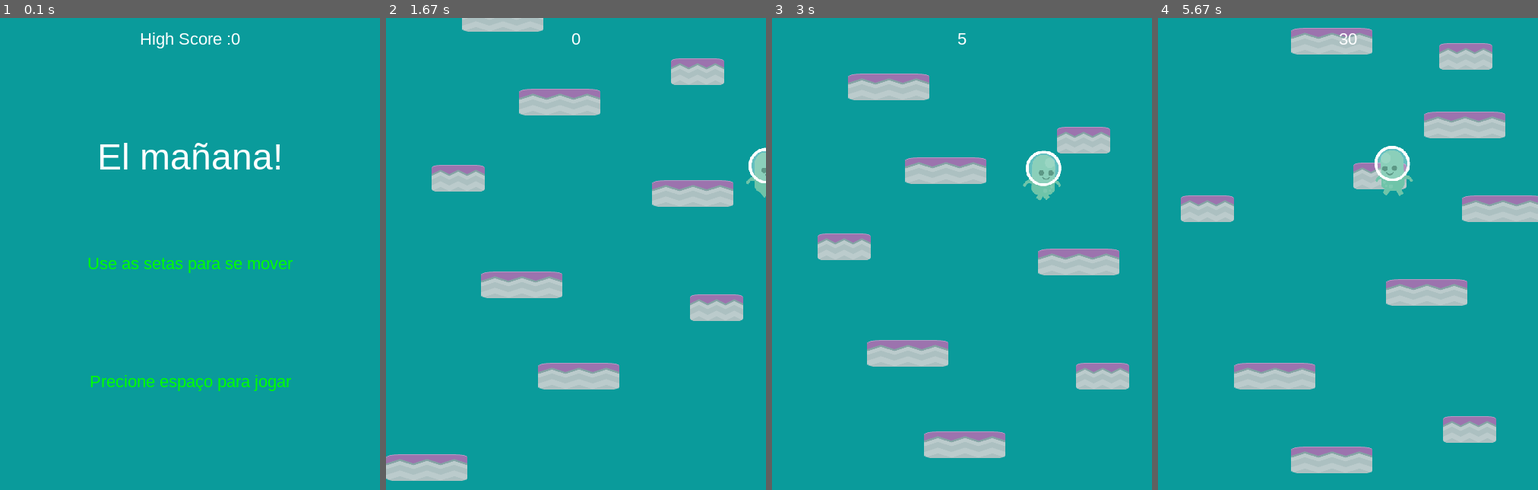
Above: before the commit, frames 1-4 (left to right).
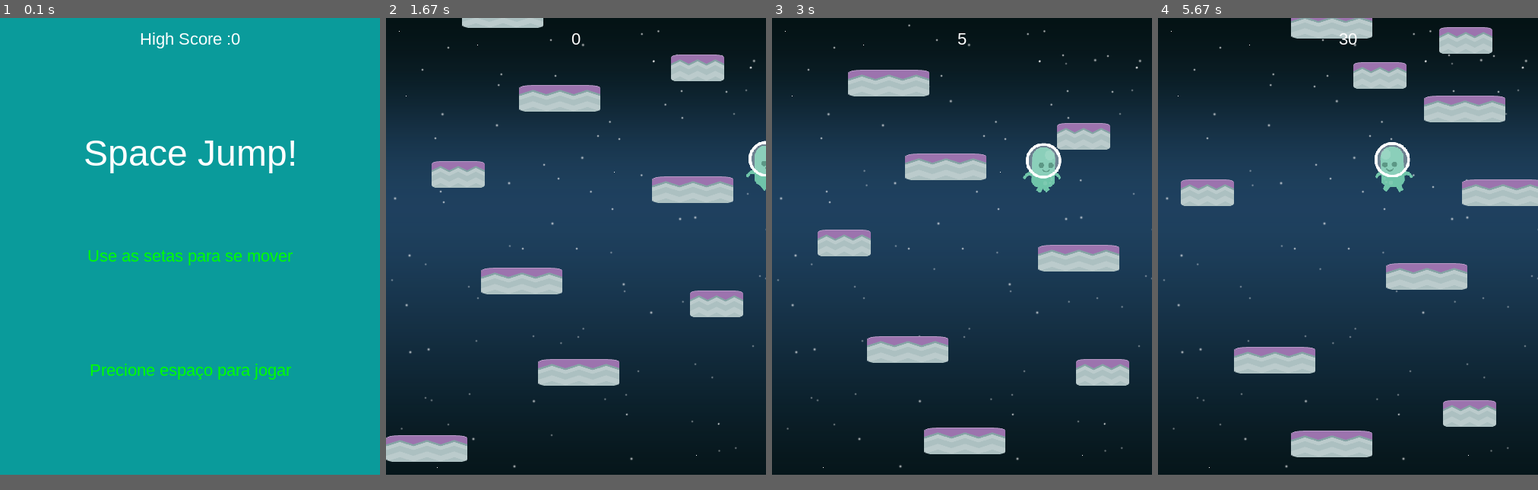
Above: after the commit, the same moments.

Repository: RodrigoMBarros/PyGame_2020.1
Game: pygame game, started from inicio_projeto/game_main.py
The game is run twice, just before and just after one commit, with the same random seed, the same clock (stepped at 60 frames per second) and the same inputs.
Inputs:
- Up to frame 1 (0.1 s): no input
- Up to frame 2 (1.67 s): tap Space at 0.33 s; hold Right 0.67-1.13 s; hold Right 1.17-1.63 s
- Up to frame 3 (3 s): hold Left 1.67-2.2 s; hold Left 2.23-2.63 s; hold Right from 2.67 s (still down)
- Up to frame 4 (5.67 s): release Right at 3.3 s; hold Left 3.33-3.8 s; hold Right 3.83-4.3 s; hold Right 4.33-4.8 s; hold Left 4.83-5.37 s; hold Left from 5.4 s (still down)
In our replay, the window is 500x620 before the commit and 500x600 after it. These sizes can differ from the game's own. Grey fills any space a smaller window leaves; there, only what the larger window draws over its background counts as a difference.

The runs differ from the first frame. In frame 1, 3.6% of the frame differs, in the area x 22-78%, y 25-80%; in frame 2, 92%; in frame 3, 91%; in frame 4, 96%, in the area x 0-100%, y 0-97%.

Commit message:
background

Diff:
--- a/inicio_projeto/game_main.py
+++ b/inicio_projeto/game_main.py
@@ -1,20 +1,20 @@
 import pygame as pg
 import random
-from os import path  #para criarar meios de se encontrar um arquivo
+from os import path  # para criarar meios de se encontrar um arquivo
 
 WIDTH = 500
-HEIGHT = 620
+HEIGHT = 600
 FPS = 30
-NOME = "El mañana!"
+NOME = "Space Jump!"
 FONTE = 'arial'
 HS_FILE = "highscore.txt"
 SPRITESHEET = "p1_spritesheet.png"
 SPRITESHEET_PLAT = "tiles_spritesheet.png"
-#NAVE_LAYER = 0
+# NAVE_LAYER = 0
 # == Player properies
-FAMOSO_ACEL = 8
+JOGADOR_ACEL = 8
 GRAVIDADE = 1
-PULO_FAMOSO = 22
+PULO_JOGADOR = 22
 
 # == Cores
 WHITE = (255, 255, 255)
@@ -27,7 +27,6 @@
 LIGHTBLUE = (10, 155, 155)
 
 # assets
-# backgrond = pg.image.load("imagem.fundo.png").convert()
 
 # === Formatando plataformas
 
@@ -53,59 +52,60 @@
 
 # Player sprites #
 class Spritessheets:
-    #carregando e lendo as sprites na imagem geral
-    def __init__(self, filename) :
+    # carregando e lendo as sprites na imagem geral
+    def __init__(self, filename):
         self.spritesheet = pg.image.load(filename).convert_alpha()
 
     def get_image(self, x, y, width, height):
-        #pega uma imagem do spritesheet
+        # pega uma imagem do spritesheet
         image = pg.Surface((width, height), pg.SRCALPHA)
-        image.blit(self.spritesheet, (0,0), (x, y, width, height) )
-
-        #defininndo tamanho
-        largura = int(width/(1.4))
-        altura = int(height/(1.4))
+        image.blit(self.spritesheet, (0, 0), (x, y, width, height))
+
+        # defininndo tamanho
+        largura = int(width / 1.4)
+        altura = int(height / 1.4)
         image = pg.transform.scale(image, (largura, altura))
 
         return image
 
+
 class Spritessheets_plat:
-    #carregando e lendo as sprites na imagem geral
-    def __init__(self, filename) :
+    # carregando e lendo as sprites na imagem geral
+    def __init__(self, filename):
         self.spritesheet = pg.image.load(filename).convert_alpha()
 
     def get_image_plat(self, x, y, width, height):
-        #pega uma imagem do spritesheet
+        # pega uma imagem do spritesheet
         image = pg.Surface((width, height), pg.SRCALPHA)
-        image.blit(self.spritesheet, (0,0), (x, y, width, height) )
-
-        #defininndo tamanho
-        largura = int(width/(0.65))
-        altura = int(height//2)
+        image.blit(self.spritesheet, (0, 0), (x, y, width, height))
+
+        # defininndo tamanho
+        largura = int(width / 0.65)
+        altura = int(height // 2)
         image = pg.transform.scale(image, (largura, altura))
 
         return image
 
     def get_image_plat2(self, x, y, width, height):
-        #pega uma imagem do spritesheet
+        # pega uma imagem do spritesheet
         image = pg.Surface((width, height), pg.SRCALPHA)
-        image.blit(self.spritesheet, (0,0), (x, y, width, height) )
-
-        #defininndo tamanho
+        image.blit(self.spritesheet, (0, 0), (x, y, width, height))
+
+        # defininndo tamanho
         largura = int(width)
-        altura = int(height//2)
+        altura = int(height // 2)
         image = pg.transform.scale(image, (largura, altura))
 
         return image
 
 
 # jogador#
-class Famoso(pg.sprite.Sprite):
+class Jogador(pg.sprite.Sprite):
     def __init__(self, spritesheet):
         pg.sprite.Sprite.__init__(self)
         self.spritesheet = spritesheet
 
-        #controlando frames
+        # controlando frames
         self.walking = False
         self.jumpping = False
         self.current_frame = 0
@@ -113,7 +113,7 @@
 
         self.carrega_imagens()
 
-        #pegando a imagem
+        # pegando a imagem
         self.image = self.front[0]
         self.rect = self.image.get_rect()  # gera a posição e tamanho da imagem
         self.maior_altura = self.rect.bottom
@@ -127,23 +127,21 @@
 
     def carrega_imagens(self):
 
-        #____pulo
-        self.jump = [self.spritesheet.get_image(438, 93, 67, 94), self.spritesheet.get_image(219, 0, 72, 97)] #pver se queremos essa ou a outras + se vira para direita ou não
-
-
-        #____frente/parado
+        # ____pulo
+        self.jump = [self.spritesheet.get_image(438, 93, 67, 94), self.spritesheet.get_image(219, 0, 72,
+                                                                                             97)]  # pver se queremos essa ou a outras + se vira para direita ou não
+
+        # ____frente/parado
         self.front = [self.spritesheet.get_image(0, 196, 66, 92),
-                    self.spritesheet.get_image(67, 196, 66, 92)]
-
-
-        #____andando
+                      self.spritesheet.get_image(67, 196, 66, 92)]
+
+        # ____andando
         self.walk_r = [self.spritesheet.get_image(0, 98, 72, 97),
-                        self.spritesheet.get_image(73, 98, 72, 97)]
+                       self.spritesheet.get_image(73, 98, 72, 97)]
 
         self.walk_l = []
         for frame in self.walk_r:
-            self.walk_l.append(pg.transform.flip(frame, True, False)) #vira horizontalmente mas não verticalmente
-
+            self.walk_l.append(pg.transform.flip(frame, True, False))  # vira horizontalmente mas não verticalmente
 
     def update(self):
 
@@ -165,26 +163,24 @@
         if self.rect.left < 0 - self.rect.width / 2:
             self.rect.right = WIDTH + self.rect.width / 2
 
-
-
     def trata_eventos(self, event):  # Eventos para o jogador
 
         if event.type == pg.KEYDOWN:
             if event.key == pg.K_LEFT:
-                self.Vx = -FAMOSO_ACEL
+                self.Vx = -JOGADOR_ACEL
             if event.key == pg.K_RIGHT:
-                self.Vx = FAMOSO_ACEL
+                self.Vx = JOGADOR_ACEL
 
         elif event.type == pg.KEYUP:
-            if event.key == pg.K_LEFT:
+            if event.key == pg.K_LEFT and self.Vx < 0:  # garante que ele nao trave quando muda de direção
                 self.Vx = 0
-            if event.key == pg.K_RIGHT:
+            if event.key == pg.K_RIGHT and self.Vx > 0:  # garante que ele nao trave quando muda de direção
                 self.Vx = 0
 
     def animacao(self):
         agora = pg.time.get_ticks()
 
-        #__ ajustando andada
+        # __ ajustando andada
         if self.Vx != 0:
             self.walking = True
         else:
@@ -195,56 +191,45 @@
                 self.last_update = agora
                 self.current_frame = (self.current_frame + 1) % len(self.walk_r)
 
-
-        if self.Vx > 0 :
+        if self.Vx > 0:
             self.image = self.walk_r[self.current_frame]
-        elif self.Vx < 0 :
+        elif self.Vx < 0:
             self.image = self.walk_l[self.current_frame]
 
-        if self.Vy != 0 :
+        if self.Vy != 0:
             self.jumpping = True
 
         if self.jumpping:
             if agora - self.last_update > 200:
-                if self.Vy < 0 :
+                if self.Vy < 0:
                     self.last_update = agora
                     self.image = self.jump[0]
-                elif self.Vy > 0 :
+                elif self.Vy > 0:
                     self.last_update = agora
                     self.image = self.jump[1]
 
-
-
-
-        if not self.jumpping and not self.walking :
+        if not self.jumpping and not self.walking:
             print("chegou aqui")
-            self.image = self.front[0] #troca a imagem para o frame correto
-            if agora - self.last_update > 450:   #checa se está na hora de mudar os frames
-                self.last_update = agora           # se estiver o tempo do último update de imagem se tona o momento
-                self.current_frame = (self.current_frame + 1) % len(self.front)   #pra trocar a frame
-
-
-
-
-
-
-    # Plataformas - Notas
-
-
-class Notas_regulares(pg.sprite.Sprite):
+            self.image = self.front[0]  # troca a imagem para o frame correto
+            if agora - self.last_update > 450:  # checa se está na hora de mudar os frames
+                self.last_update = agora  # se estiver o tempo do último update de imagem se tona o momento
+                self.current_frame = (self.current_frame + 1) % len(self.front)  # pra trocar a frame
+
+    # Plataformas
+
+
+class Plataformas_regulares(pg.sprite.Sprite):
     def __init__(self, spritesheet_p, x, y):
         pg.sprite.Sprite.__init__(self)
         self.spritesheet_p = spritesheet_p
 
-
-
-        self.image= self.spritesheet_p.get_image_plat(144, 648, 70, 70)
+        self.image = self.spritesheet_p.get_image_plat(144, 648, 70, 70)
         self.rect = self.image.get_rect()
         self.rect.x = x
         self.rect.y = y
 
 
-class Notas_aleatorias(pg.sprite.Sprite):
+class Plataformas_aleatorias(pg.sprite.Sprite):
     def __init__(self, spritesheet_p, x, y):
         pg.sprite.Sprite.__init__(self)
 
@@ -261,7 +246,7 @@
         # =====Iniciações
         pg.init()
 
-         # ======tela
+        # ======tela
         self.screen = pg.display.set_mode((WIDTH, HEIGHT))
 
         self.all_sprites = pg.sprite.Group()
@@ -272,26 +257,26 @@
         self.nome_fonte = pg.font.match_font(FONTE)
         self.load_data()
 
-        self.jogador = Famoso(self.spritesheet)
-
-        # self.backgrond = pg.image.load("imagem.fundo.png").convert()
+        self.jogador = Jogador(self.spritesheet)
+
         pg.display.set_caption(NOME)
         self.clock = pg.time.Clock()  # tempo
 
     def load_data(self):
-        #carrega o high sore
-        self.dir = path.dirname(__file__)  #usado para encontrar o folder do arquivo
+        # carrega o high sore
+        self.dir = path.dirname(__file__)  # usado para encontrar o folder do arquivo
         img_dir = path.join(self.dir, 'img')
 
-        with open(path.join(self.dir, HS_FILE), 'w') as ah:#abre o file para escrevermos, olhar, ou criar
+        with open(path.join(self.dir, HS_FILE), 'w') as ah:  # abre o file para escrevermos, olhar, ou criar
             try:
                 self.highscore = int(ah.read())
             except:
                 self.highscore = 0
 
-        #carrega imagens das sprites
+        # carrega imagens das sprites
         self.spritesheet = Spritessheets(path.join(img_dir, SPRITESHEET))
         self.spritesheet_p = Spritessheets_plat(path.join(img_dir, SPRITESHEET_PLAT))
+
     def refresh(self):  # renicia o jogo quando morre, vai rodar um novo jogo // atualizações
         self.score = 0
 
@@ -300,18 +285,19 @@
         self.jogador.rect.x = WIDTH / 2  # devolve o jogador para a posicao original
         self.jogador.rect.y = HEIGHT / 2
         self.jogador.Vy = 0  # devolve jogador para a velocidade original
-
-        #=== Grupo de spreites plataformas
+        self.jogador.Vx = 0  # devolve jogador para a velocidade original
+
+        # === Grupo de spreites plataformas
         self.platforms_R = pg.sprite.Group()  # grupo para as plataformas regulares
         self.platforms_A = pg.sprite.Group()  # grupo para as plataformas aleatorias
 
         for plat in LISTA_plataformas_iniciais:
-            p = Notas_regulares(self.spritesheet_p, *plat)  # explora todas a lista de forma quebrada
+            p = Plataformas_regulares(self.spritesheet_p, *plat)  # explora todas a lista de forma quebrada
             self.all_sprites.add(p)
             self.platforms_R.add(p)
 
         for plat in LISTA_aleatorias_inciais:
-            p = Notas_aleatorias(self.spritesheet_p, *plat)  # explora todas a lista de forma quebrada
+            p = Plataformas_aleatorias(self.spritesheet_p, *plat)  # explora todas a lista de forma quebrada
             self.all_sprites.add(p)
             self.platforms_A.add(p)
 
@@ -328,60 +314,65 @@
         # faz updates
         self.all_sprites.update()
 
-#__________________________________________________________________________________________________________________________________________________
+        # __________________________________________________________________________________________________________________________________________________
         # checando colisões
         hits = pg.sprite.spritecollide(self.jogador, self.platforms_R, False)  # contato com as plataformas regulares
         hits2 = pg.sprite.spritecollide(self.jogador, self.platforms_A, False)  # contato com as plataformas aleatorias
 
         if hits:  # verifica impacto entre jogador e as plataformas regulares para realizar o pulo
 
-            if (self.jogador.Vy > 0) and (self.jogador.rect.bottom > hits[0].rect.top) and (self.jogador.maior_altura < hits[0].rect.top):
-
+            if (self.jogador.Vy > 0) and (self.jogador.rect.bottom > hits[0].rect.top) and (
+                    self.jogador.maior_altura < hits[0].rect.top):
                 self.jogador.rect.bottom = hits[0].rect.top
                 self.jogador.image = self.jogador.front[0]
                 self.jumpping = False
                 self.walking = False
 
-                self.jogador.Vy = -PULO_FAMOSO
+                self.jogador.Vy = -PULO_JOGADOR
 
         if hits2:  # verifica impacto entre jogador e as plataformas aleatorias para realizar o pulo
 
-            if (self.jogador.Vy > 0) and (self.jogador.rect.bottom > hits2[0].rect.top) and (self.jogador.maior_altura < hits2[0].rect.top):
+            if (self.jogador.Vy > 0) and (self.jogador.rect.bottom > hits2[0].rect.top) and (
+                    self.jogador.maior_altura < hits2[0].rect.top):
                 self.jogador.rect.bottom = hits2[0].rect.top
                 self.jumpping = False
                 self.walking = False
-                self.jogador.Vy = -PULO_FAMOSO
-
-        #___Fazer a tela rodar quando o jogador chegar a 1/4 da tela___
+                self.jogador.Vy = -PULO_JOGADOR
+
+        # ___Fazer a tela rodar quando o jogador chegar a 1/4 da tela___
         if self.jogador.rect.top <= HEIGHT / 4:
             self.jogador.rect.y += max(abs(self.jogador.Vy), 2)
-#__________________________________________________________________________________________________________________________________________________
+            # __________________________________________________________________________________________________________________________________________________
             for plat in self.platforms_R:
-                plat.rect.y += max(abs(self.jogador.Vy), 2)  #para ter um valor coerente
-
-                if plat.rect.y >= HEIGHT:   # recolocando as plataformas regulares
+                plat.rect.y += max(abs(self.jogador.Vy), 2)  # para ter um valor coerente
+
+                if plat.rect.y >= HEIGHT:  # recolocando as plataformas regulares
                     width = random.randrange(50, 100)
-                    p = Notas_regulares(self.spritesheet_p, (random.randrange(0, WIDTH - width)), (plat.rect.y - HEIGHT*2))  #sorteando posição das plataformas
+                    p = Plataformas_regulares(self.spritesheet_p, (random.randrange(0, WIDTH - width)),
+                                              (plat.rect.y - HEIGHT * 2))  # sorteando posição das plataformas
 
                     while pg.sprite.spritecollide(p, self.platforms_R, False) or \
                             pg.sprite.spritecollide(p, self.platforms_A, False):
-                        p = Notas_regulares(self.spritesheet_p, (random.randrange(0, WIDTH - width)), (plat.rect.y - HEIGHT*2))
-
-                    self.platforms_R.add(p)  #addicionando as novas plataformas aos grupos
+                        p = Plataformas_regulares(self.spritesheet_p, (random.randrange(0, WIDTH - width)),
+                                                  (plat.rect.y - HEIGHT * 2))
+
+                    self.platforms_R.add(p)  # addicionando as novas plataformas aos grupos
                     self.all_sprites.add(p)
                     plat.kill()
-                    self.score += 5  #matou, ganhou plataforma
-#__________________________________________________________________________________________________________________________________________________
+                    self.score += 5  # matou, ganhou plataforma
+            # __________________________________________________________________________________________________________________________________________________
             for plat in self.platforms_A:
                 plat.rect.y += max(abs(self.jogador.Vy), 2)
 
-                if plat.rect.y >= HEIGHT:   # recolocando as plataformas aleatorias
+                if plat.rect.y >= HEIGHT:  # recolocando as plataformas aleatorias
                     width = random.randrange(50, 100)
-                    p = Notas_aleatorias(self.spritesheet_p, (random.randrange(0, WIDTH - width)), (random.randrange(-HEIGHT, -20)))
+                    p = Plataformas_aleatorias(self.spritesheet_p, (random.randrange(0, WIDTH - width)),
+                                               (random.randrange(-HEIGHT, -20)))
 
                     while pg.sprite.spritecollide(p, self.platforms_A, False) or \
                             pg.sprite.spritecollide(p, self.platforms_R, False):
-                        p = Notas_aleatorias(self.spritesheet_p, (random.randrange(0, WIDTH - width)), (random.randrange(-HEIGHT, -20)))
+                        p = Plataformas_aleatorias(self.spritesheet_p, (random.randrange(0, WIDTH - width)),
+                                                   (random.randrange(-HEIGHT, -20)))
 
                     self.platforms_A.add(p)
                     self.all_sprites.add(p)
@@ -413,10 +404,12 @@
             self.jogador.trata_eventos(event)
 
     def draw(self):
-
         # Função para desenvolver imagens
 
-        self.screen.fill(LIGHTBLUE)
+        backgrond = pg.image.load(
+            path.join(path.join(self.dir, 'img'), "background.png")).convert()  # pega imagem do fundo
+        backgrond_rect = backgrond.get_rect()
+        self.screen.blit(backgrond, backgrond_rect)  # coloca o backgound
         self.all_sprites.draw(self.screen)
         self.screen.blit(self.jogador.image, self.jogador.rect)
         self.draw_textos(str(self.score), 22, WHITE, WIDTH / 2, 15)
@@ -440,7 +433,7 @@
         # == Instruções
         self.draw_textos("Use as setas para se mover", 22, GREEN, WIDTH / 2, HEIGHT / 2)
         self.draw_textos("Precione espaço para jogar", 22, GREEN, WIDTH / 2, (HEIGHT * 3 / 4))
-        self.draw_textos(("High Score :" + str(self.highscore)), 22, WHITE, (WIDTH/2), 15)
+        self.draw_textos(("High Score :" + str(self.highscore)), 22, WHITE, (WIDTH / 2), 15)
         pg.display.flip()
         self.espera_acao()
 
@@ -457,11 +450,11 @@
         self.draw_textos("Precione espaço para jogar novamente", 22, GREEN, WIDTH / 2, (HEIGHT * 3 / 4))
         if self.score > self.highscore:
             self.highscore = self.score
-            self.draw_textos("NOVO HIGH SCORE!", 22, WHITE, WIDTH/2, (HEIGHT/2 + 40))
+            self.draw_textos("NOVO HIGH SCORE!", 22, WHITE, WIDTH / 2, (HEIGHT / 2 + 40))
             with open(path.join(self.dir, HS_FILE), 'w') as ah:
                 ah.write(str(self.score))
-        else :
-            self.draw_textos("HIGH SCORE: " + str(self.highscore), 22, WHITE, WIDTH/2, (HEIGHT/2 + 40))
+        else:
+            self.draw_textos("HIGH SCORE: " + str(self.highscore), 22, WHITE, WIDTH / 2, (HEIGHT / 2 + 40))
         pg.display.flip()
         self.espera_acao()
 
--- /dev/null
+++ b/inicio_projeto/highscore.txt
@@ -0,0 +1 @@
+740
Binary file added: inicio_projeto/img/background.png
